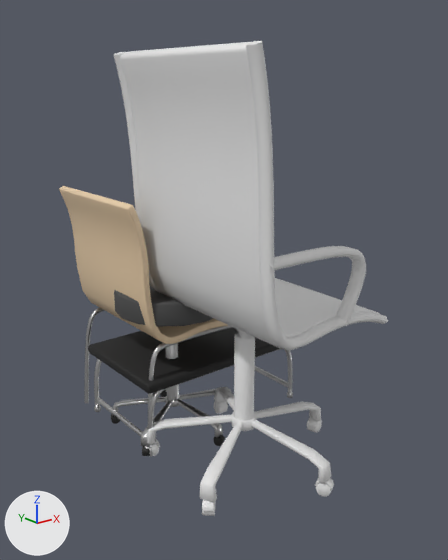
Renders of the FBX model ECOE sim/Assets/Art/Environment/Furniture_Seating/Furniture_Seating.fbx from each side of a commit.
The view is the same before and after, from a 50 mm camera at (-0.879, -1.476, 1.111) aimed at (0.274, -0.034, 0.534). Every picture has the same lights, and +X, +Y and +Z are marked at lower left. The first picture is the older version. The same objects are shown in both versions, whatever each file hides. Where no turn or scale is listed for an object, it has been applied to the vertices. Vertices at exactly the same position are counted once.

In view in the first picture: 'ChairCircularClinic', 'ChairDesktop', 'ChairWoodPatient', 'StepChair'.
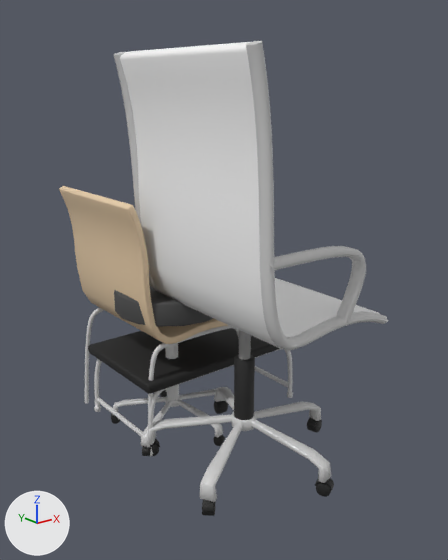
The change, as a diff of the scene's bpy script:
```diff
--- a/ECOE sim/Assets/Art/Environment/Furniture_Seating/Furniture_Seating.fbx.py
+++ b/ECOE sim/Assets/Art/Environment/Furniture_Seating/Furniture_Seating.fbx.py
@@ mat_m_metal_chrome @@
 mat_m_metal_chrome.base_color = (0.638, 0.638, 0.638)  # light grey #d1d1d1
-mat_m_metal_chrome.metallic = 1.0
 mat_m_metal_chrome.roughness = 0.3
@@ mat_m_metal_brushed @@
+mat_m_metal_brushed = principled_material('M_Metal_Brushed')
+mat_m_metal_brushed.base_color = (0.352, 0.352, 0.352)  # grey #a0a0a0
+mat_m_metal_brushed.roughness = 0.3
@@ mat_m_chair_cloth @@
+mat_m_chair_cloth = principled_material('M_Chair_Cloth')
+mat_m_chair_cloth.base_color = (0.913, 0.913, 0.913)  # white #f5f5f5
+mat_m_chair_cloth.roughness = 1.0
@@ me_cube_010 @@
 me_cube_010.from_pydata(...)  # 3436 vertices, 3520 faces; spans x -0.046..0.547, y -0.497..0.105, z -0.003..1.198
 # used by ob_chairdesktop; location = (0.0, 0.0, 0.0)
+# me_cube_010 part 1: all 48 vertices in x 0.201..0.262, y -0.216..-0.154, z 0.407..0.409 are moved by (0.0, 0.0, -0.07)
+# me_cube_010 part 2: 848 of the faces centred in x -0.045..0.318, y -0.497..0.033, z -0.003..0.495 switch from no material to mat_m_plastic_black (black #1e1e1e)
+# me_cube_010 part 3: 262 of the faces centred in x 0.33..0.368, y 0.053..0.105, z -0.003..0.045 switch from no material to mat_m_plastic_black (black #1e1e1e)
+# me_cube_010 part 4: 262 of the faces centred in x 0.492..0.546, y -0.235..-0.195, z -0.003..0.045 switch from no material to mat_m_plastic_black (black #1e1e1e)
+# me_cube_010 part 5: 716 of the faces centred in x -0.005..0.496, y -0.489..-0.453, z 0.475..1.195 switch from no material to mat_m_metal_chrome (light grey #d1d1d1)
+# me_cube_010 part 6: 716 of the faces centred in x -0.005..0.496, y 0.054..0.095, z 0.475..1.195 switch from no material to mat_m_metal_chrome (light grey #d1d1d1)
+# me_cube_010 part 7: 422 of the faces centred in x -0.036..0.53, y -0.481..0.095, z 0.043..0.145 switch from no material to mat_m_metal_chrome (light grey #d1d1d1)
+# me_cube_010 part 8: all 16 faces centred in x 0.215..0.249, y -0.202..-0.168, z 0.452 switch from no material to mat_m_metal_brushed (grey #a0a0a0)
+# me_cube_010 part 9: 48 of the faces centred in x -0.006..0.502, y -0.201, z 0.469..1.197 switch from no material to mat_m_chair_cloth (white #f5f5f5)
```

What differs and where, as boxes [x1, y1, x2, y2] in the pictures (448 x 560 px; the box of a moved part takes in the faces that stretch with it):
'ChairDesktop', surface changed, reshaped, recoloured (white to grey)
    both: [114, 41, 388, 516]
part 1 of me_cube_010, moved or reshaped
    both: [234, 330, 255, 420]
part 2 of me_cube_010, recoloured
    before: [145, 333, 334, 516]
    after: [145, 354, 334, 516]
part 3 of me_cube_010, recoloured (white to black)
    both: [214, 401, 228, 414]
part 4 of me_cube_010, recoloured (white to black)
    both: [307, 417, 322, 433]
part 5 of me_cube_010, recoloured
    both: [246, 41, 388, 351]
part 6 of me_cube_010, recoloured (white to light grey)
    both: [114, 52, 142, 227]
part 7 of me_cube_010, recoloured (white to light grey)
    both: [147, 387, 331, 502]
part 8 of me_cube_010, recoloured
    before: [239, 330, 251, 338]
    after: [239, 330, 251, 360]
part 9 of me_cube_010, recoloured
    both: [120, 42, 358, 348]
